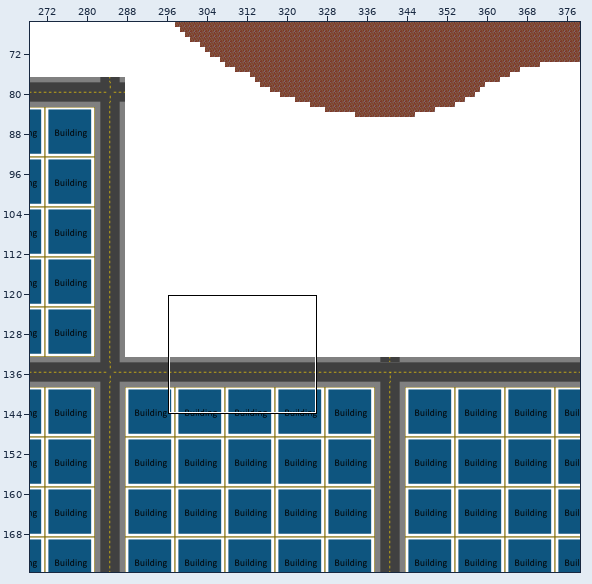
Two versions of a level (Tiled map, Workspace/Game/core/assets/Map/map2.tmx). Above, an overview of the earlier version with the close-up marked.
Close-up. Before the commit:
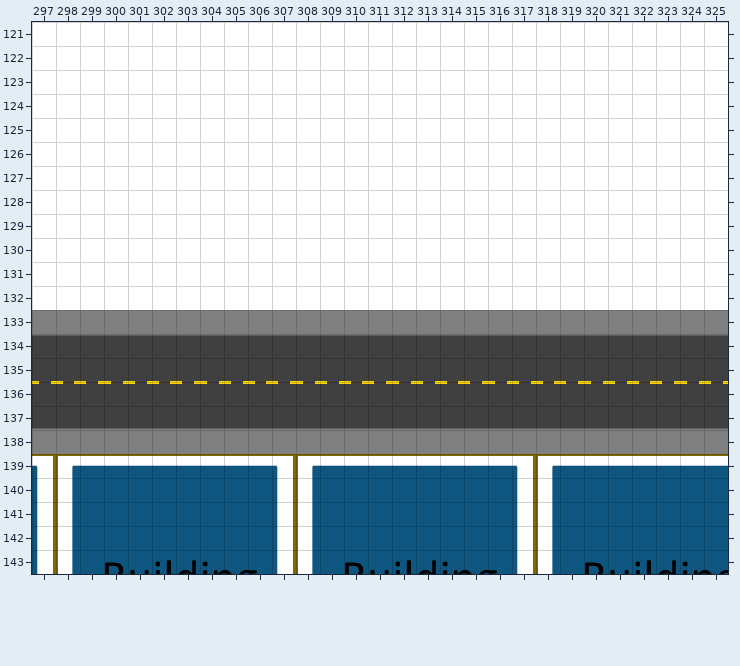
Cells are 32x32 px. Shown: x 297..325, y 121..143. The commit also changed other parts of the map, which this record leaves out.
Now the later version:
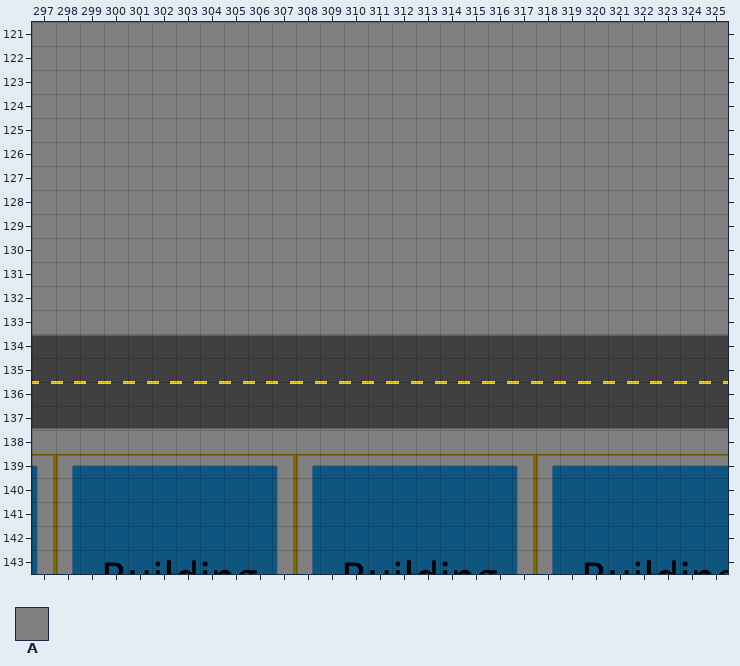
Key: from "Sidewalk": A 0.
_ is an empty cell.
The exact change:
Layer "Terrain Layer":
y 121..132: x 297..325 _____________________________ -> AAAAAAAAAAAAAAAAAAAAAAAAAAAAA
y 139: x 297..325 _____________________________ -> AAAAAAAAAAAAAAAAAAAAAAAAAAAAA
y 140..143: x 297..298 __ -> AA; x 307..308 __ -> AA; x 317..318 __ -> AA
Boxes around the changes in both close-ups, in picture pixels (x1, y1, x2, y2):
added: (32, 22, 728, 310)
added: (32, 456, 728, 574)
